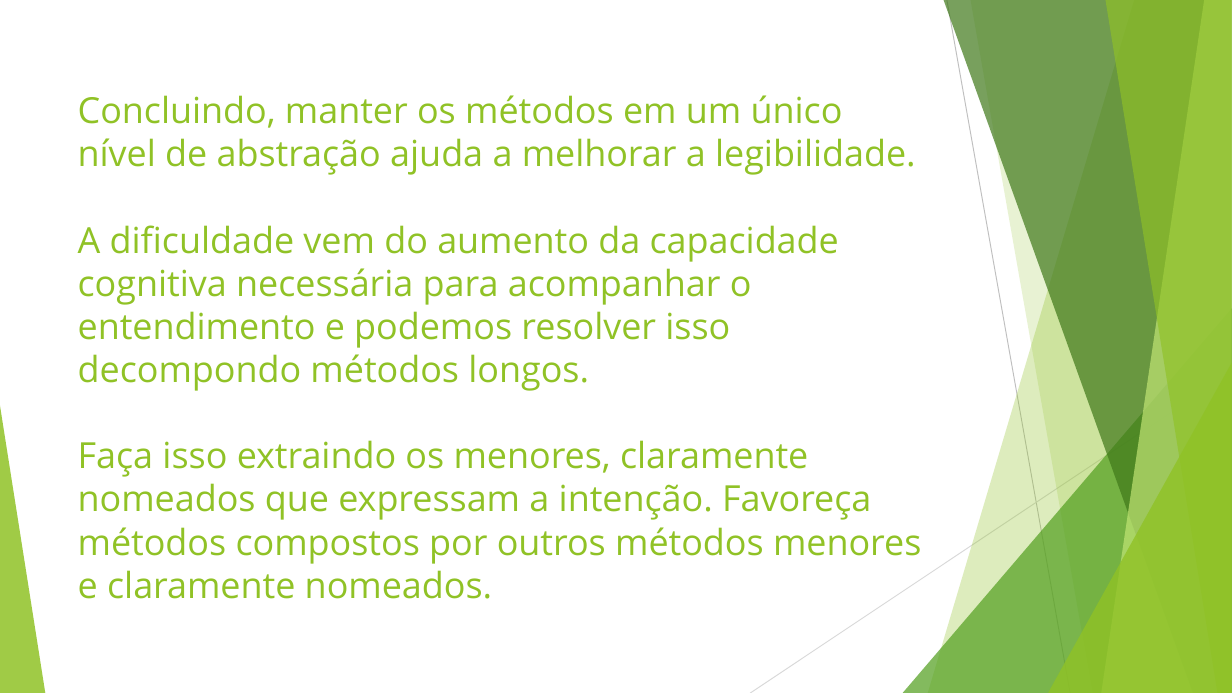
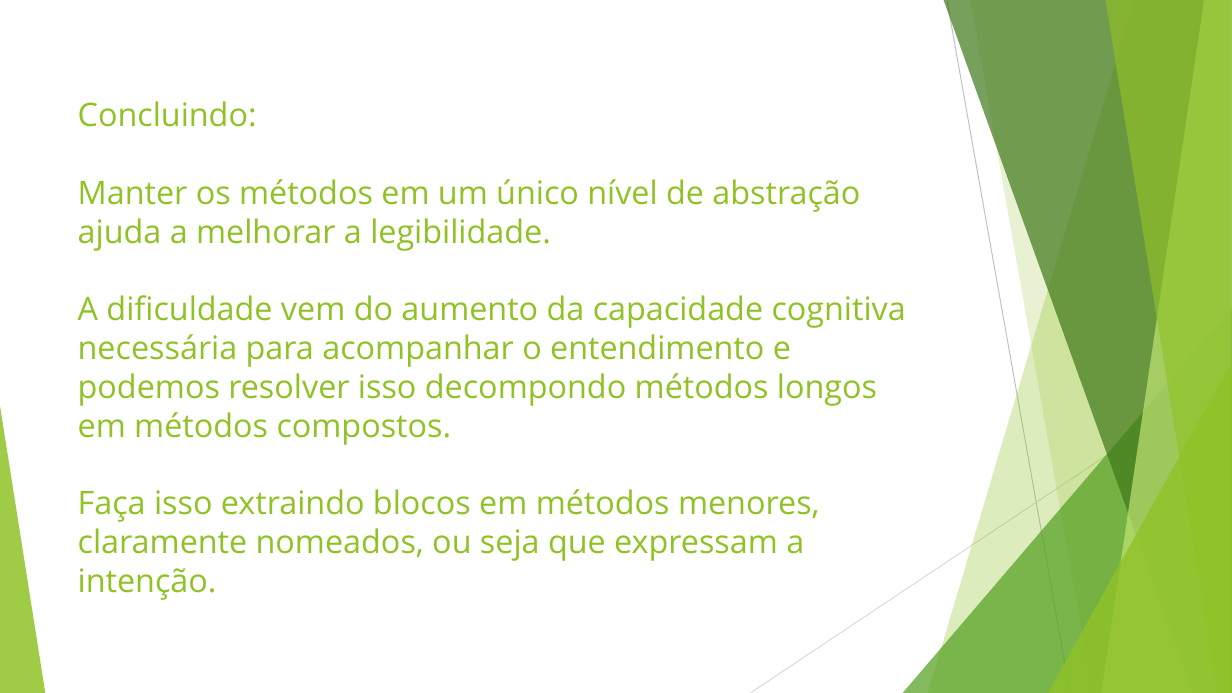
Before and after one commit to TeteStorm/SLAPExample, a slide deck: slide 29 of Single Level of Abstraction (SLAB).pptx (slide 15 before the commit). Drawn at 1232x693 pixels with LibreOffice and Linux fonts; fonts in the diff are those of the drawing. Boxes give left, top, right and bottom in pixels: in the first picture for what was removed or moved away, otherwise in the second. Text is boxed around its words. In the diff, an @@ line names an element or a change of style, - is before the commit and + after.

```diff
--- a/Single Level of Abstraction (SLAB).pptx
+++ b/Single Level of Abstraction (SLAB).pptx
@@ title at box(78, 101, 906, 600): text changed; size 28 to 25.2 pt @@
-Concluindo, manter os métodos em um único nível de abstração ajuda a melhorar a legibilidade.
-A dificuldade vem do aumento da capacidade cognitiva necessária para acompanhar o entendimento e podemos resolver isso decompondo métodos longos.
-Faça isso extraindo os menores, claramente nomeados que expressam a intenção. Favoreça métodos compostos por outros métodos menores e claramente nomeados.
+Concluindo:
+Manter os métodos em um único nível de abstração ajuda a melhorar a legibilidade.
+A dificuldade vem do aumento da capacidade cognitiva necessária para acompanhar o entendimento e podemos resolver isso decompondo métodos longos em métodos compostos.
+Faça isso extraindo blocos em métodos menores, claramente nomeados, ou seja que expressam a intenção.
```
Also in this commit, not shown: 12 other slides changed, 14 slides added, 3 other files.
